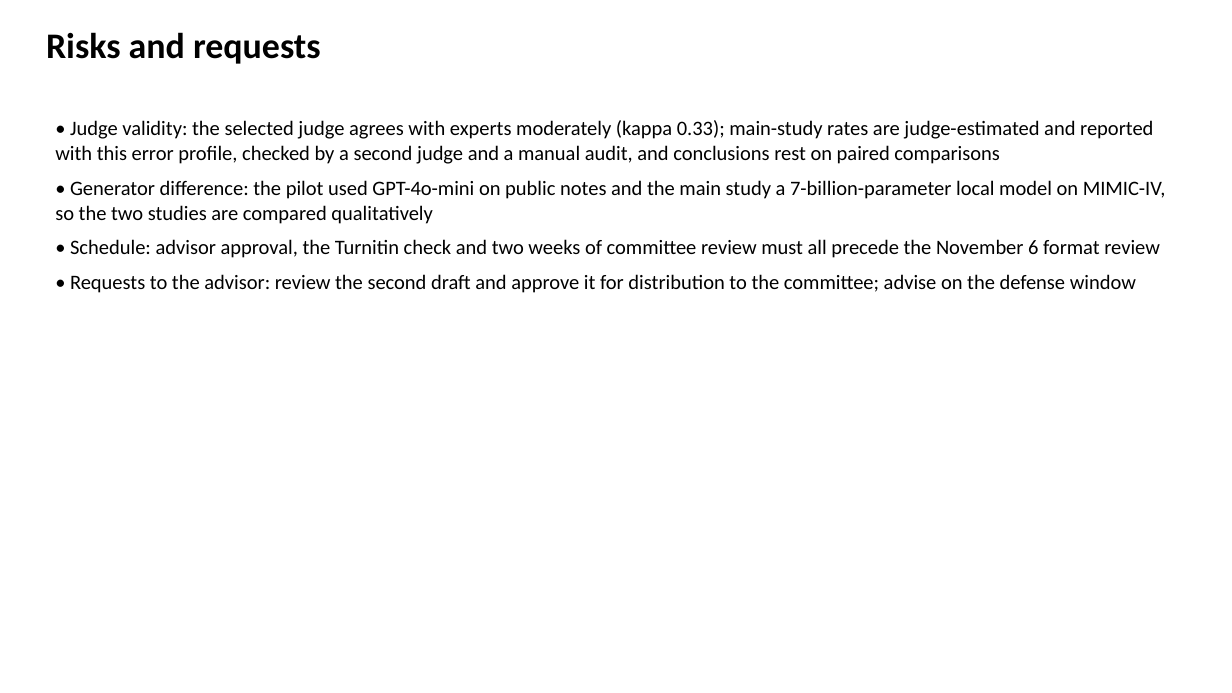
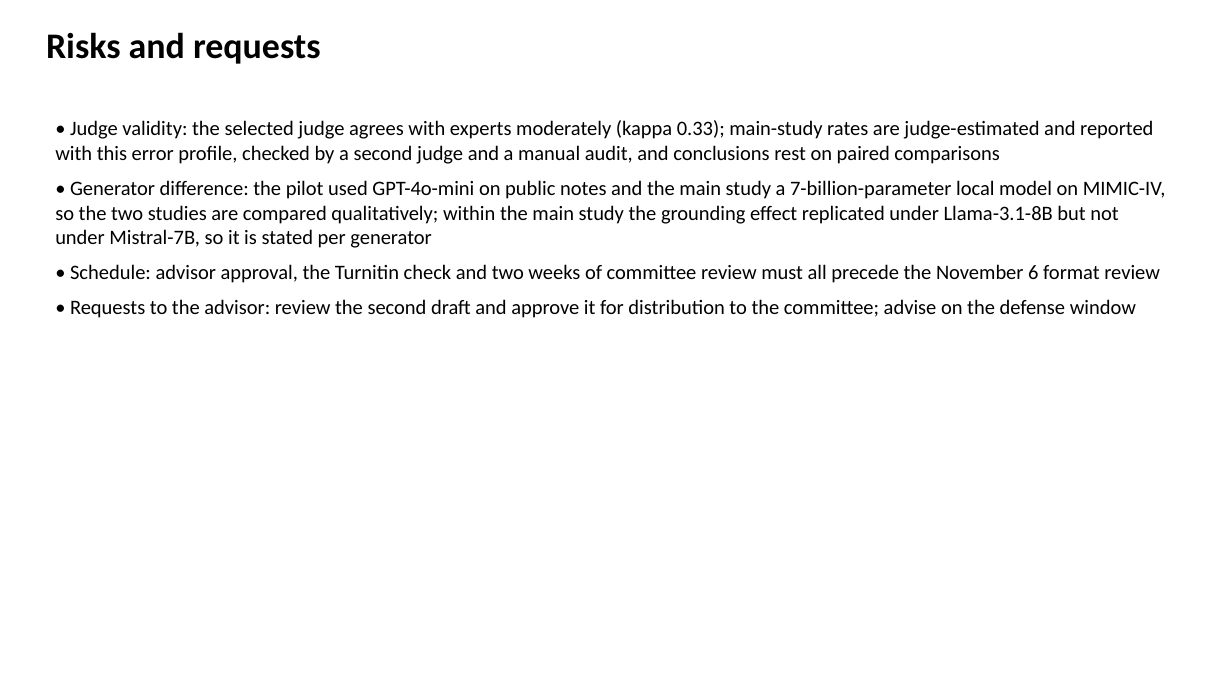
Before and after one commit to slay-a/medical-hallucination-eval, a slide deck: slide 20 of deliverables/Progress_Slides_Fall2026.pptx. Drawn at 1232x693 pixels with LibreOffice and Linux fonts; fonts in the diff are those of the drawing. Boxes give left, top, right and bottom in pixels: in the first picture for what was removed or moved away, otherwise in the second. Text is boxed around its words. In the diff, an @@ line names an element or a change of style, - is before the commit and + after.

Commit message:
Rebuild the progress slides and the source code and data description after the second audit pass and the generator runs

```diff
--- a/deliverables/Progress_Slides_Fall2026.pptx
+++ b/deliverables/Progress_Slides_Fall2026.pptx
@@ text at (x1=55, y1=180, x2=1166, y2=248): text changed @@
-• Generator difference: the pilot used GPT-4o-mini on public notes and the main study a 7-billion-parameter local model on MIMIC-IV, so the two studies are compared qualitatively
+• Generator difference: the pilot used GPT-4o-mini on public notes and the main study a 7-billion-parameter local model on MIMIC-IV, so the two studies are compared qualitatively; within the main study the grounding effect replicated under Llama-3.1-8B but not under Mistral-7B, so it is stated per generator
```
Also in this commit, not shown: 3 other slides changed, 2 other files.
